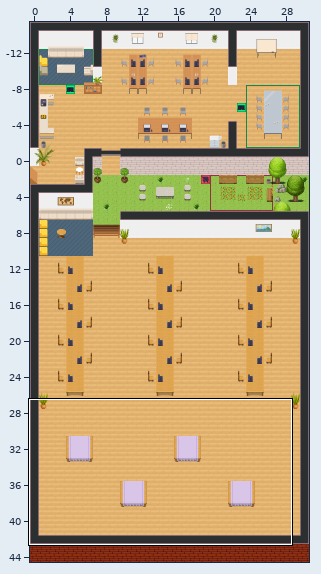
Tiled map (JSON) -- office.tmj. The picture above shows the old version from afar; the outline marks the close-up.
Close-up. Earlier state:
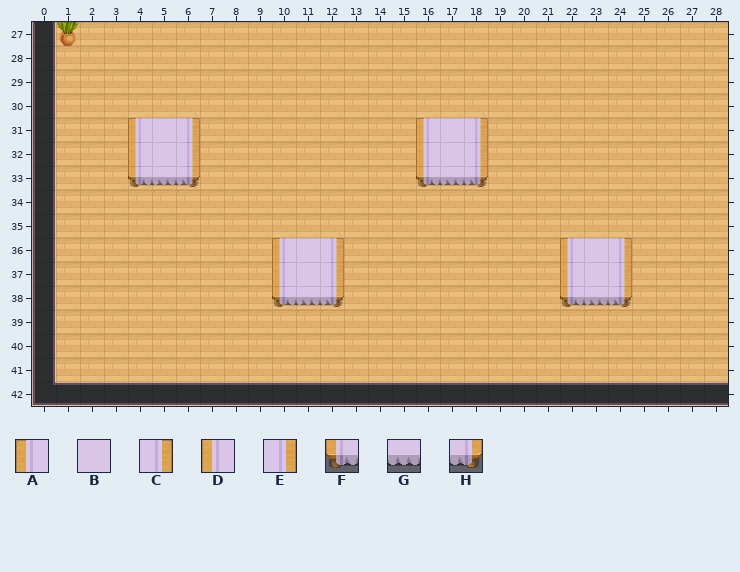
Cells are 32x32 px. Shown: x 0..28, y 27..42. The commit also changed other parts of the map, which this record leaves out. The old version is drawn lined up with the new one.
Key: from "Chunk 1": A 152, B 153, C 154, D 155, E 157, F 158, G 159, H 160.
_ is an empty cell.
Layers that did not change in this view are not listed.
Layer "furniture/furniture2" before, first column x 0:
27 _____________________________
28 _____________________________
29 _____________________________
30 _____________________________
31 ____ABC_________ABC__________
32 ____DBE_________DBE__________
33 ____FGH_________FGH__________
34 _____________________________
35 _____________________________
36 __________ABC_________ABC____
37 __________DBE_________DBE____
38 __________FGH_________FGH____
39 _____________________________
40 _____________________________
41 _____________________________
42 _____________________________
New version:
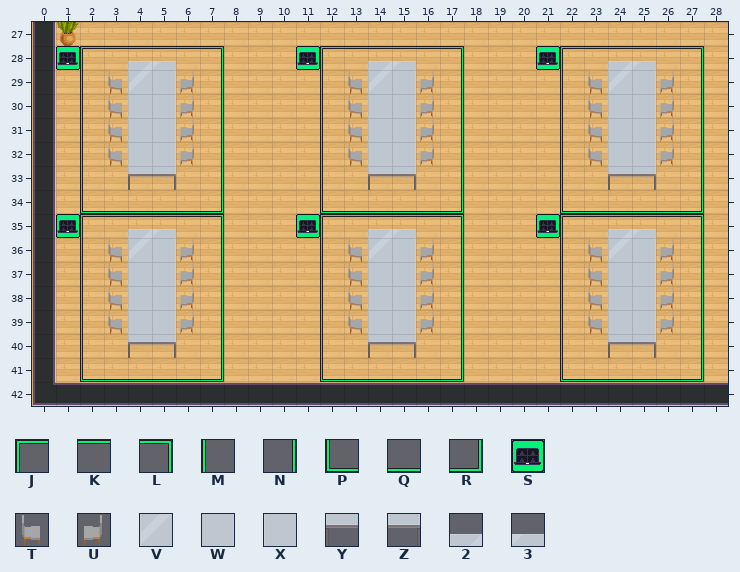
Further tiles: from "Chunk 1": J 5, K 6, L 7, M 8, N 9, P 10, Q 11, R 12, S 13, T 89, U 91, V 100, W 101, X 101 flipped left-right, Y 115, Z 116, 2 202, 3 203.
The edit:
map size 31x60 -> 31x45 cells (old content now starts at 0,-15; both pictures use the new coordinates)
Layer "floor/floor2":
Tile J is added in row 28 at x 2, 12 and 22; in row 35 at x 2, 12 and 22.
Tile K is added in row 28 at x 3 to 6, 13 to 16 and 23 to 26; in row 35 at x 3 to 6, 13 to 16 and 23 to 26.
Tile L is added in row 28 at x 7, 17 and 27; in row 35 at x 7, 17 and 27.
Tile M is added in rows 29 to 33 at x 2, 12 and 22; in rows 36 to 40 at x 2, 12 and 22.
Tile N is added in rows 29 to 33 at x 7, 17 and 27; in rows 36 to 40 at x 7, 17 and 27.
Tile P is added in row 34 at x 2, 12 and 22; in row 41 at x 2, 12 and 22.
Tile Q is added in row 34 at x 3 to 6, 13 to 16 and 23 to 26; in row 41 at x 3 to 6, 13 to 16 and 23 to 26.
Tile R is added in row 34 at x 7, 17 and 27; in row 41 at x 7, 17 and 27.
Tile S is added in row 28 at x 1, 11 and 21; in row 35 at x 1, 11 and 21.
Layer "furniture/furniture2":
Tile T replaces tile B in rows 36 to 37 at x 23.
Tile T replaces tile G in row 38 at x 23.
Tile T is added in rows 29 to 32 at x 3, 13 and 23; in rows 36 to 38 at x 3 and 13; in row 39 at x 3, 13 and 23.
Tile U replaces tile A in row 31 at x 16.
Tile U replaces tile C in row 31 at x 6.
Tile U replaces tile D in row 32 at x 16.
Tile U replaces tile E in row 32 at x 6.
Tile U is added in rows 29 to 30 at x 6, 16 and 26; in rows 31 to 32 at x 26; in rows 36 to 39 at x 6, 16 and 26.
Tile V replaces tile C in row 36 at x 24.
Tile V is added in row 29 at x 4, 14 and 24; in row 36 at x 4 and 14.
Tile W replaces tile B in rows 31 to 32 at x 5.
Tile W is added in rows 29 to 30 at x 5, 15 and 25; in rows 31 to 32 at x 15 and 25; in rows 36 to 39 at x 5, 15 and 25.
Tile X replaces tile A in row 31 at x 4.
Tile X replaces tile D in row 32 at x 4.
Tile X replaces tile E in row 37 at x 24.
Tile X replaces tile H in row 38 at x 24.
Tile X is added in row 30 at x 4, 14 and 24; in rows 31 to 32 at x 14 and 24; in rows 37 to 38 at x 4 and 14; in row 39 at x 4, 14 and 24.
Tile Y replaces tile F in row 33 at x 4.
Tile Y is added in row 33 at x 14 and 24; in row 40 at x 4, 14 and 24.
Tile Z replaces tile G in row 33 at x 5.
Tile Z is added in row 33 at x 15 and 25; in row 40 at x 5, 15 and 25.
The author cleared tile A in row 36 at x 10 and 22.
The author cleared tile B in rows 31 to 32 at x 17; in rows 36 to 37 at x 11.
The author cleared tile C in row 31 at x 18; in row 36 at x 12.
The author cleared tile D in row 37 at x 10 and 22.
The author cleared tile E in row 32 at x 18; in row 37 at x 12.
The author cleared tile F in row 33 at x 16; in row 38 at x 10 and 22.
The author cleared tile G in row 33 at x 17; in row 38 at x 11.
The author cleared tile H in row 33 at x 6 and 18; in row 38 at x 12.
Layer "above/above1":
Tile 2 is added in row 28 at x 4, 14 and 24; in row 35 at x 4, 14 and 24.
Tile 3 is added in row 28 at x 5, 15 and 25; in row 35 at x 5, 15 and 25.
Pixel boxes of the changes (left, top, right, bottom) in both close-ups:
changed: (56, 46, 224, 382)
changed: (272, 46, 488, 382)
changed: (536, 46, 704, 382)
